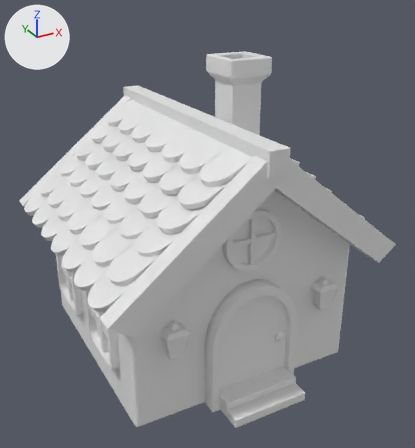
A saved change to the FBX model WrongAddress/Assets/Art/3D Models/House_Cheamy.fbx.
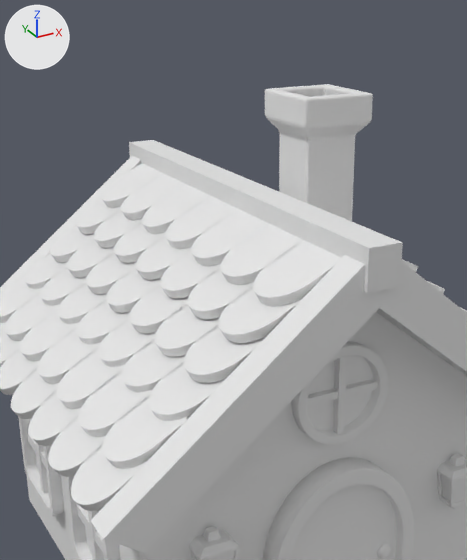
Old and new are each drawn whole from a 50 mm camera at (-524.0, -1076.0, 791.0) aimed at (24.0, -79.0, 292.0) and again close up on the part from 11% to 79% of the width and 0% to 76% of the height. The lights are fixed; the arrows at upper left show +X, +Y and +Z. The last two pictures show the newer version. Where no turn or scale is listed for an object, it has been applied to the vertices.
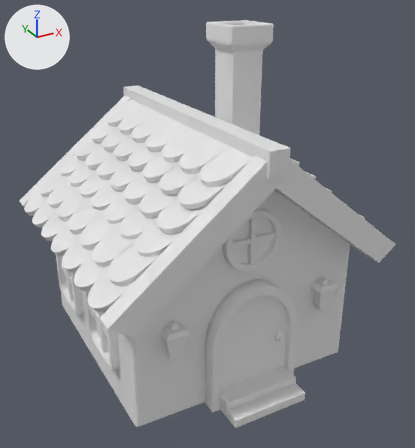
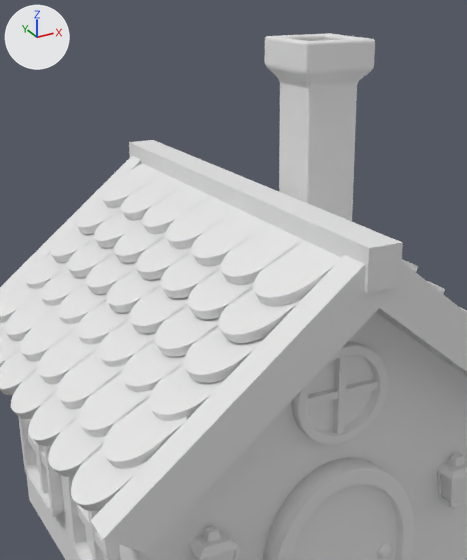
The newer file is also rescaled (x0.03), turned or shifted as a whole; pictures and numbers use the older file's frame.

Location of each change, [x1, y1, x2, y2] in pixels of the close-ups (467 x 560 px; the box of a moved part takes in the faces that stretch with it):
'Cube.002', reshaped: before [265, 84, 373, 221]; after [265, 33, 375, 221]
part 1 of me_cube_056, moved or reshaped: before [279, 134, 355, 221]; after [279, 83, 357, 221]
part 2 of me_cube_056, moved or reshaped: before [265, 84, 373, 142]; after [265, 33, 375, 89]
part 3 of me_cube_056, moved or reshaped (mostly hidden afterwards): before [287, 89, 348, 97]; after [298, 37, 343, 41]
'Cube.009', unchanged, uncovered by the edit: before [307, 379, 377, 406]; after [292, 342, 388, 445]
'Cylinder', unchanged, covered by the edit: before [292, 342, 388, 445]
'Cube.019', unchanged, uncovered by the edit: before [77, 505, 103, 552]; after [66, 476, 120, 560]
'Cube.018', unchanged, covered by the edit: before [66, 476, 120, 560]

The change, as a list of edits to the scene's bpy script:
```text
Change me_cube_056:
    used by ob_cube_002; location = (170.0, 43.0, 379.0)
    remove me_cube_056.from_pydata(...)  # 320 vertices, 326 faces; spans x -53.0..53.0, y -56.0..56.0, z -39.0..242.0
    add me_cube_056.from_pydata(...)  # 320 vertices, 326 faces; spans x -53.0..53.0, y -56.0..56.0, z -31.0..310.0
    me_cube_056 part 1: all 48 vertices in x -39.0..39.0, y -39.0..39.0, z -39.0..-35.0 are moved by (0.0, 0.0, 8.0)
    me_cube_056 part 2: all 224 vertices in x -53.0..53.0, y -56.0..56.0, z 183.0..242.0 are moved by (0.0, 0.0, 68.0)
    me_cube_056 part 3: all 12 vertices in x 23.0..27.0, y 25.0..29.0, z 75.0..79.0 are moved by (6.0, 7.0, 68.0)
    other edits to the shape of me_cube_056 do not show in these pictures
```
